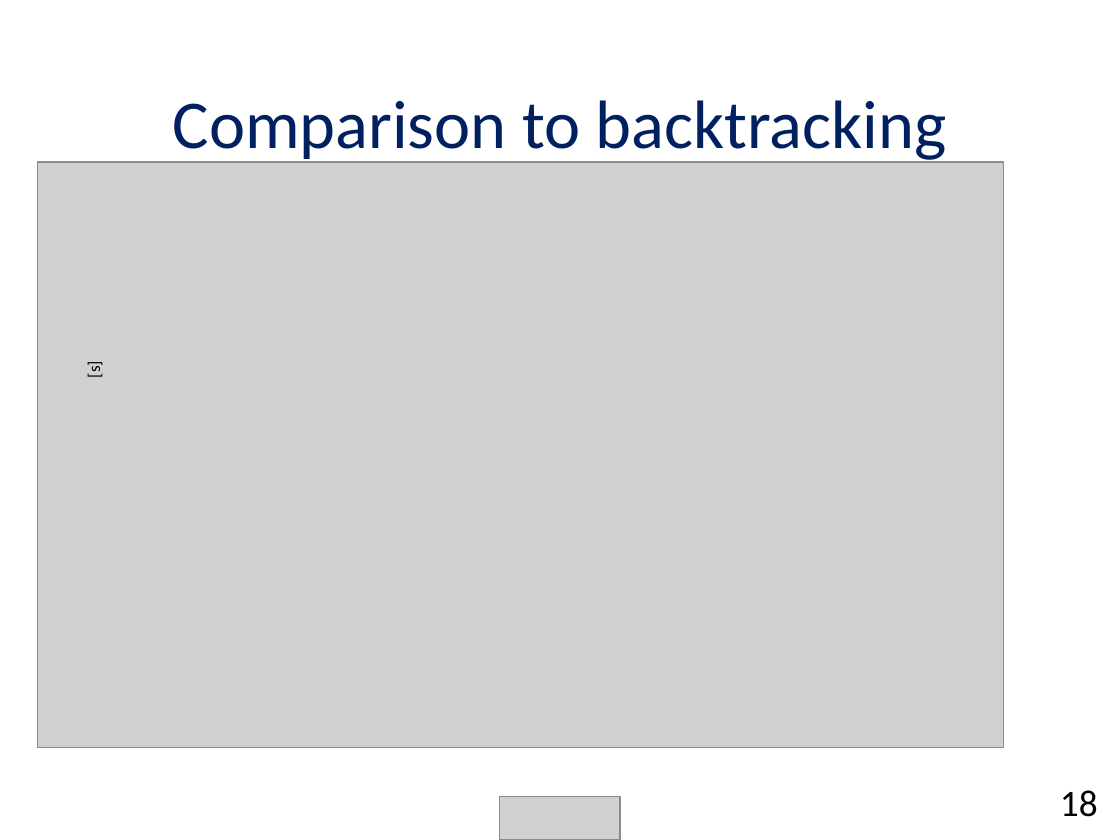
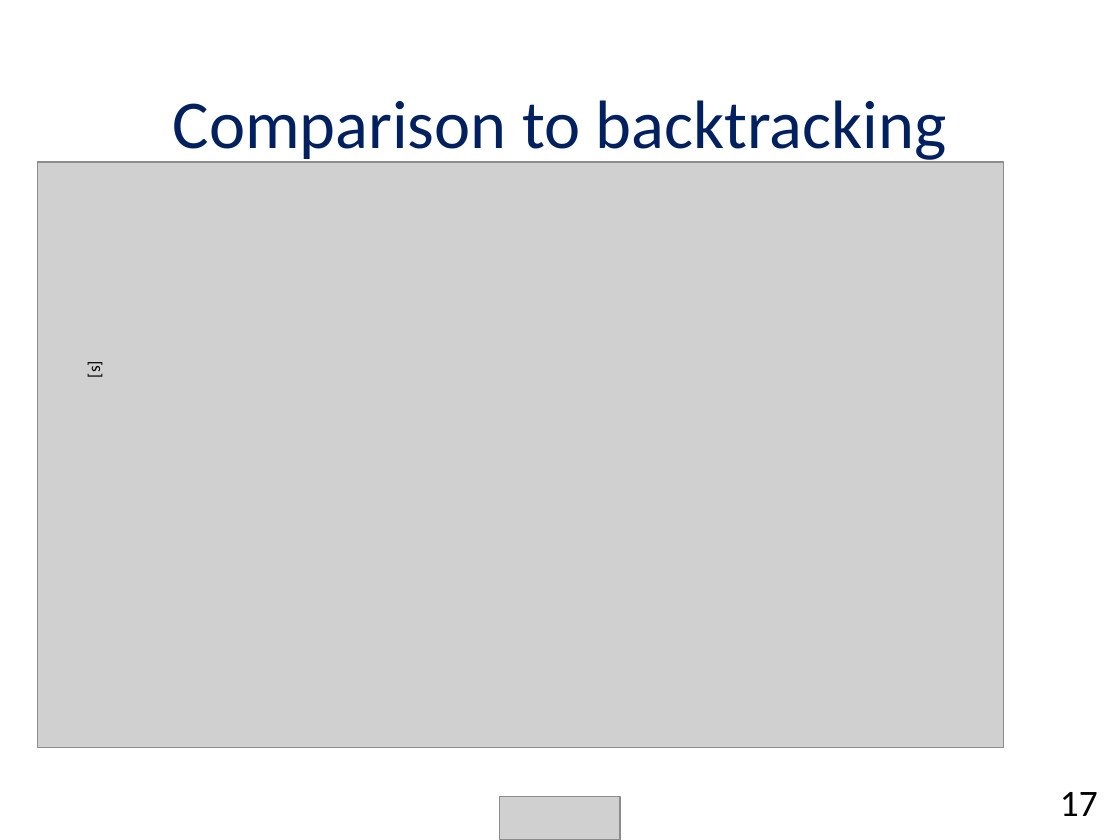
Before and after one commit to chendudai/Sudoku, a slide deck: slide 17 of Presentation/final_presentation.pptx. Drawn at 1120x840 pixels with LibreOffice and Linux fonts; fonts in the diff are those of the drawing; grey boxes stand for pictures. Boxes give left, top, right and bottom in pixels: in the first picture for what was removed or moved away, otherwise in the second. Text is boxed around its words. In the diff, an @@ line names an element or a change of style, - is before the commit and + after.

```diff
--- a/Presentation/final_presentation.pptx
+++ b/Presentation/final_presentation.pptx
@@ text at (1060,792,1098,816): text changed @@
-18
+17
```
Also in this commit, not shown: 1 other slide changed.
